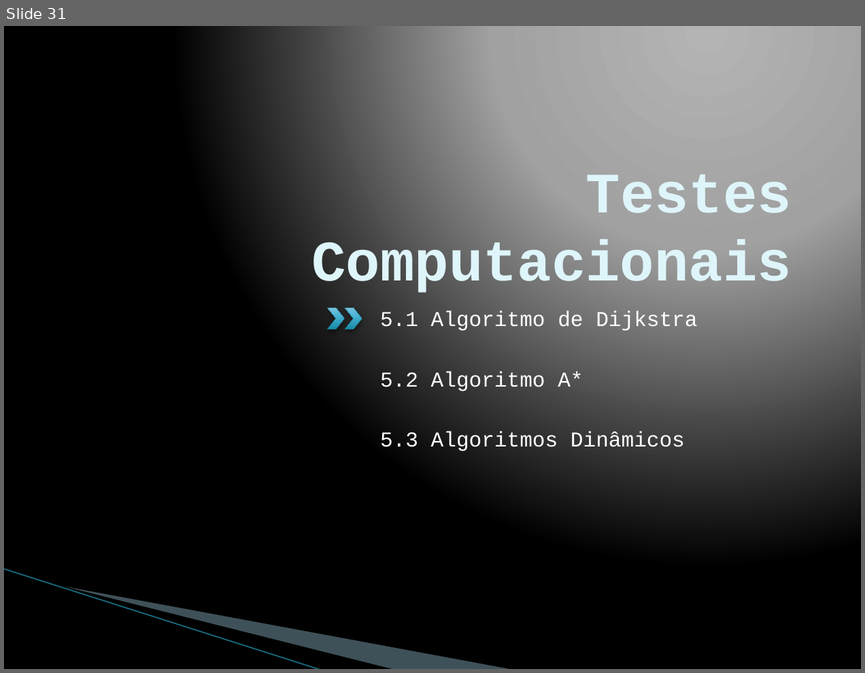
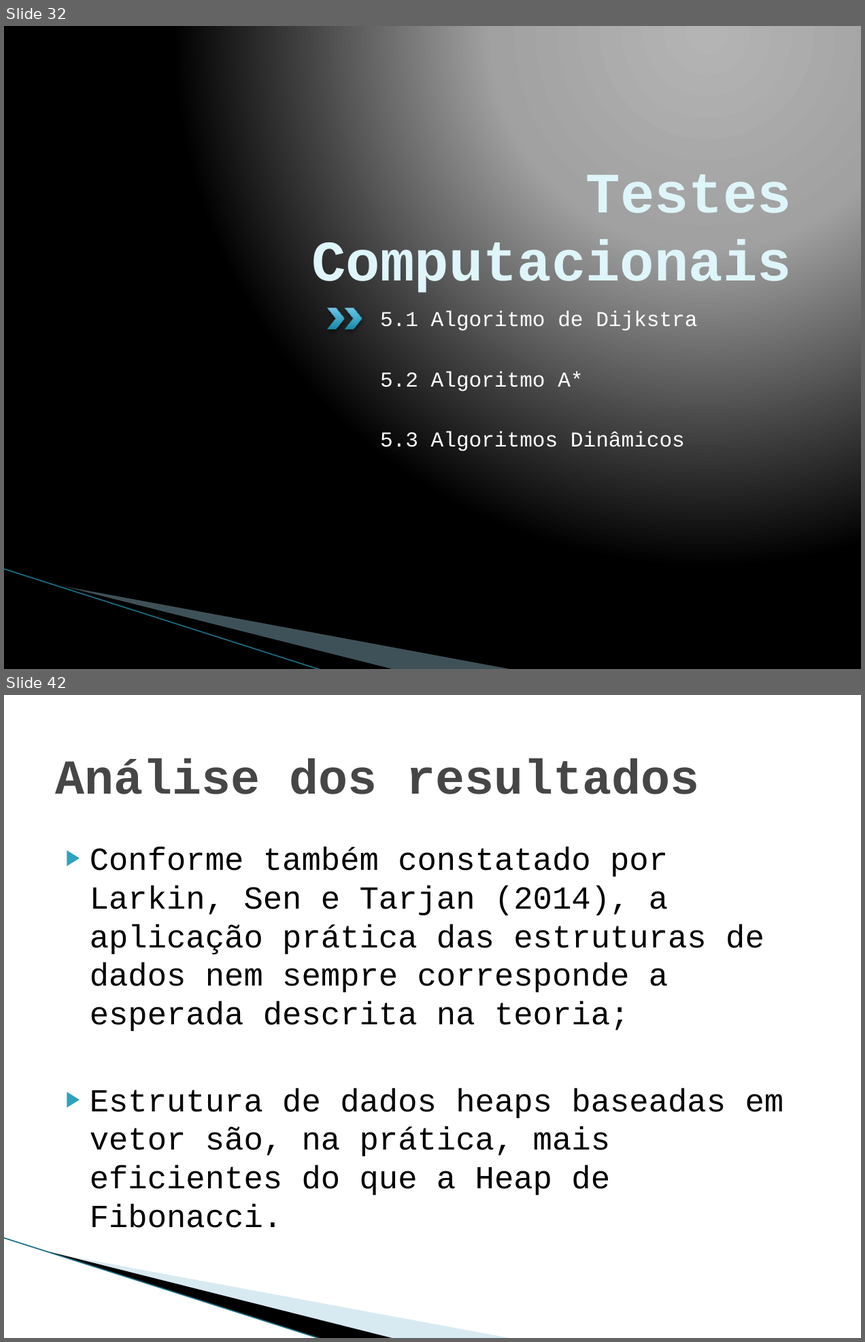
Before and after one commit to pedrohbh/PG-Dissertacao, a slide deck: Academia/Apresentação PG/Apresentação PG.pptx. Shown one above the other, each under a label of ours: slide 31 before the commit, slides 32 and 42 after it; the slides between them are not shown. The pictures are 865x673 and 865x1342 pixels, drawn with LibreOffice and Linux fonts; fonts in the diff are those of the drawing; background and template pictures are left out. Boxes give left, top, right and bottom in pixels: in the first picture for what was removed or moved away, otherwise in the second. Text is boxed around its words. In the diff, an @@ line names an element or a change of style, - is before the commit and + after.

```diff
--- a/Academia/Apresentação PG/Apresentação PG.pptx
+++ b/Academia/Apresentação PG/Apresentação PG.pptx
@@ slide 42 added at <box>4,695,861,1338</box>, background #FFFFFF; not listed: 3 template elements that a slide beside it also shows @@
@@ title added at <box>55,759,699,794</box>, 41 pt, text #464646, bold @@
+Análise dos resultados
@@ text added at <box>90,847,784,1227</box>, 27 pt, text #000000 @@
+▶ Conforme também constatado por Larkin, Sen e Tarjan (2014), a aplicação prática das estruturas de dados nem sempre corresponde a esperada descrita na teoria;
+▶ Estrutura de dados heaps baseadas em vetor são, na prática, mais eficientes do que a Heap de Fibonacci.
@@ what was slide 31 is now slide 32 @@
```
Also in this commit, not shown: 1 slide changed, 12 other slides added, 6 other files.
